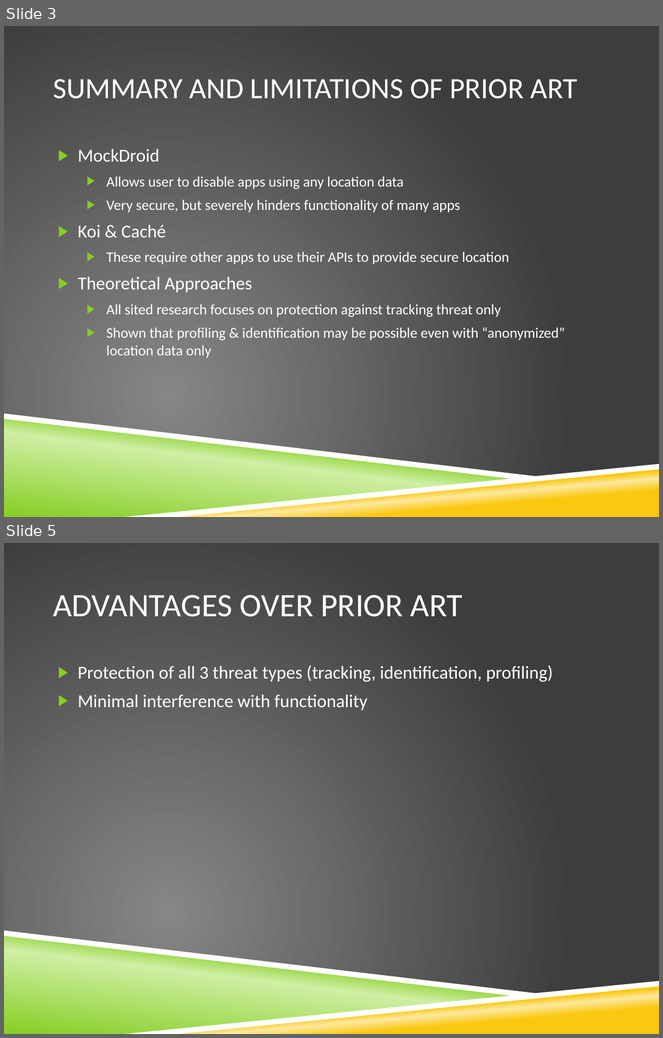
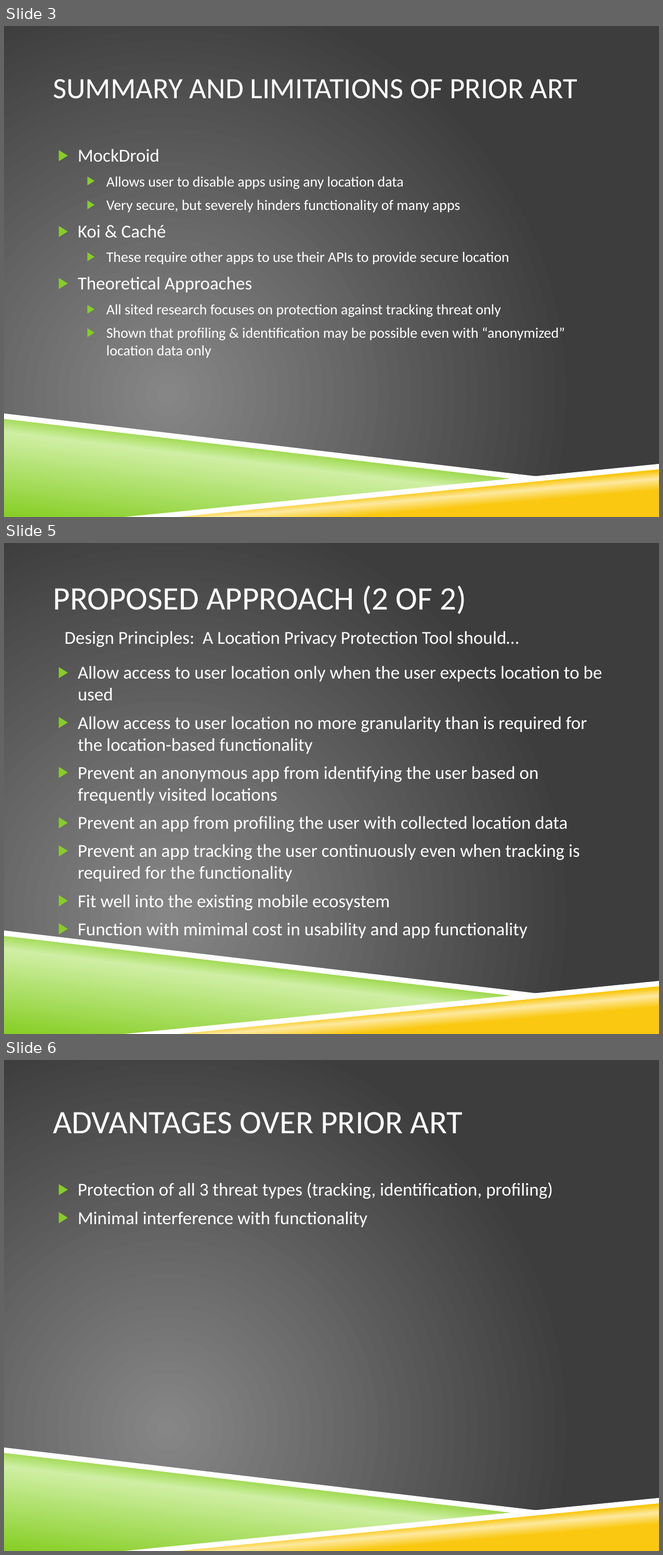
Before and after one commit to vfasburg/cse_825, a slide deck: PaperPresentation/Paper_Presentation_Fasburg_Reiff_Thomas.pptx. Shown one above the other, each under a label of ours: slides 3 and 5 before the commit, slides 3, 5 and 6 after it; the slides between them are not shown. The pictures are 663x1038 and 663x1555 pixels, drawn with LibreOffice and Linux fonts; fonts in the diff are those of the drawing; background and template pictures are left out. Boxes give left, top, right and bottom in pixels: in the first picture for what was removed or moved away, otherwise in the second. Text is boxed around its words. In the diff, an @@ line names an element or a change of style, - is before the commit and + after.

Commit message:
added to proposed approach slides

```diff
--- a/PaperPresentation/Paper_Presentation_Fasburg_Reiff_Thomas.pptx
+++ b/PaperPresentation/Paper_Presentation_Fasburg_Reiff_Thomas.pptx
@@ slide 5 added at [4,543,659,1034], background picture (left out); not listed: 4 template elements that a slide beside it also shows @@
@@ title added at [53,586,466,614], 36 pt, text #FFFFFF @@
+PROPOSED APPROACH (2 OF 2)
@@ text added at [64,631,519,647], 20 pt, text #FFFFFF @@
+Design Principles: A Location Privacy Protection Tool should…
@@ text added at [78,666,603,940], 20 pt, text #FFFFFF @@
+▶ Allow access to user location only when the user expects location to be used
+▶ Allow access to user location no more granularity than is required for the location-based functionality
+▶ Prevent an anonymous app from identifying the user based on frequently visited locations
+▶ Prevent an app from profiling the user with collected location data
+▶ Prevent an app tracking the user continuously even when tracking is required for the functionality
+▶ Fit well into the existing mobile ecosystem
+▶ Function with mimimal cost in usability and app functionality
@@ what was slide 5 is now slide 6 @@
```
Also in this commit, not shown: 1 slide changed.
